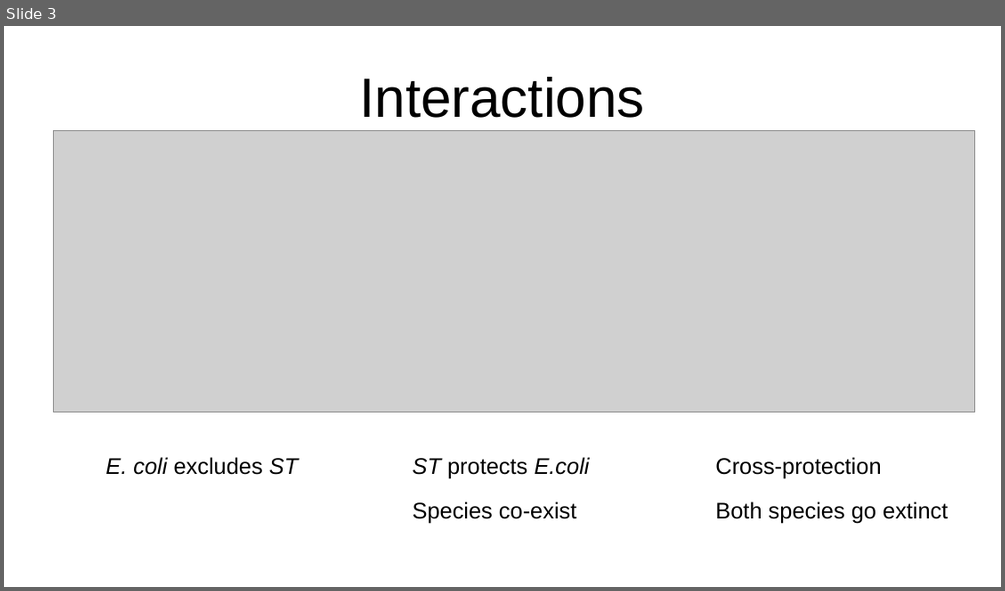
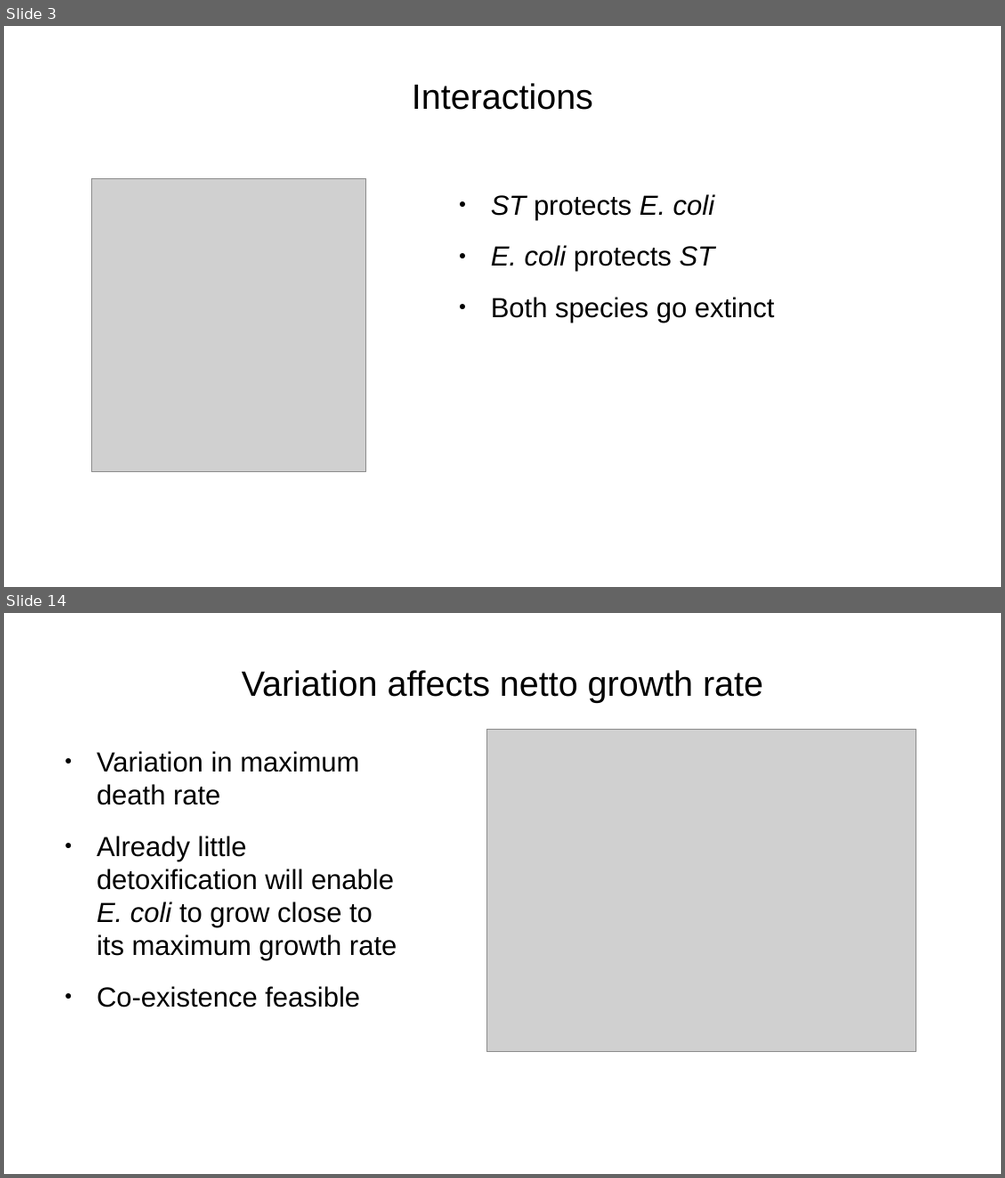
Before and after one commit to nahanoo/toxicity_kuleuven, a slide deck: presentation.odp. Shown one above the other, each under a label of ours: slide 3 before the commit, slides 3 and 14 after it; the slides between them are not shown. The pictures are 1005x591 and 1005x1178 pixels, drawn with LibreOffice and Linux fonts; fonts in the diff are those of the drawing; grey boxes stand for pictures. Boxes give left, top, right and bottom in pixels: in the first picture for what was removed or moved away, otherwise in the second. Text is boxed around its words. In the diff, an @@ line names an element or a change of style, - is before the commit and + after.

```diff
--- a/presentation.odp
+++ b/presentation.odp
@@ slide 14 added at bbox=[4, 613, 1001, 1174], background #FFFFFF @@
@@ title added at bbox=[242, 670, 763, 703], 28 pt, text #000000 @@
+Variation affects netto growth rate
@@ picture added at bbox=[487, 729, 916, 1052] @@
@@ text added at bbox=[97, 751, 396, 1007], 22 pt, text #000000 @@
+● Variation in maximum death rate
+● Already little detoxification will enable E. coli to grow close to its maximum growth rate
+● Co-existence feasible
@@ slide 3 changed as well @@
@@ title "Interactions" at bbox=[412, 83, 593, 110]: size 44 to 28 pt @@
@@ picture: place and size @@
-picture at bbox=[54, 131, 976, 413]
+picture at bbox=[92, 178, 367, 471]
@@ text added at bbox=[491, 194, 775, 322], 22 pt, text #000000 @@
+● ST protects E. coli
+● E. coli protects ST
+● Both species go extinct
@@ text removed at bbox=[105, 457, 298, 475] @@
-E. coli excludes ST
@@ text removed at bbox=[413, 457, 590, 524] @@
-ST protects E.coli
-Species co-exist
@@ text removed at bbox=[715, 457, 947, 524] @@
-Cross-protection
-Both species go extinct
```
Also in this commit, not shown: 1 other slide changed, 15 other slides added, 2 slides removed, 28 other files.
